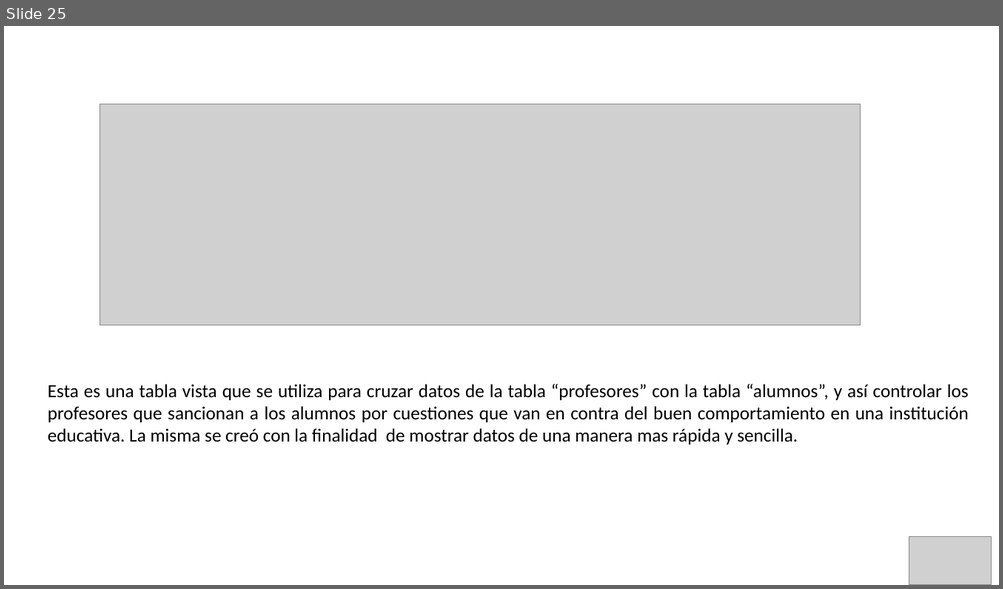
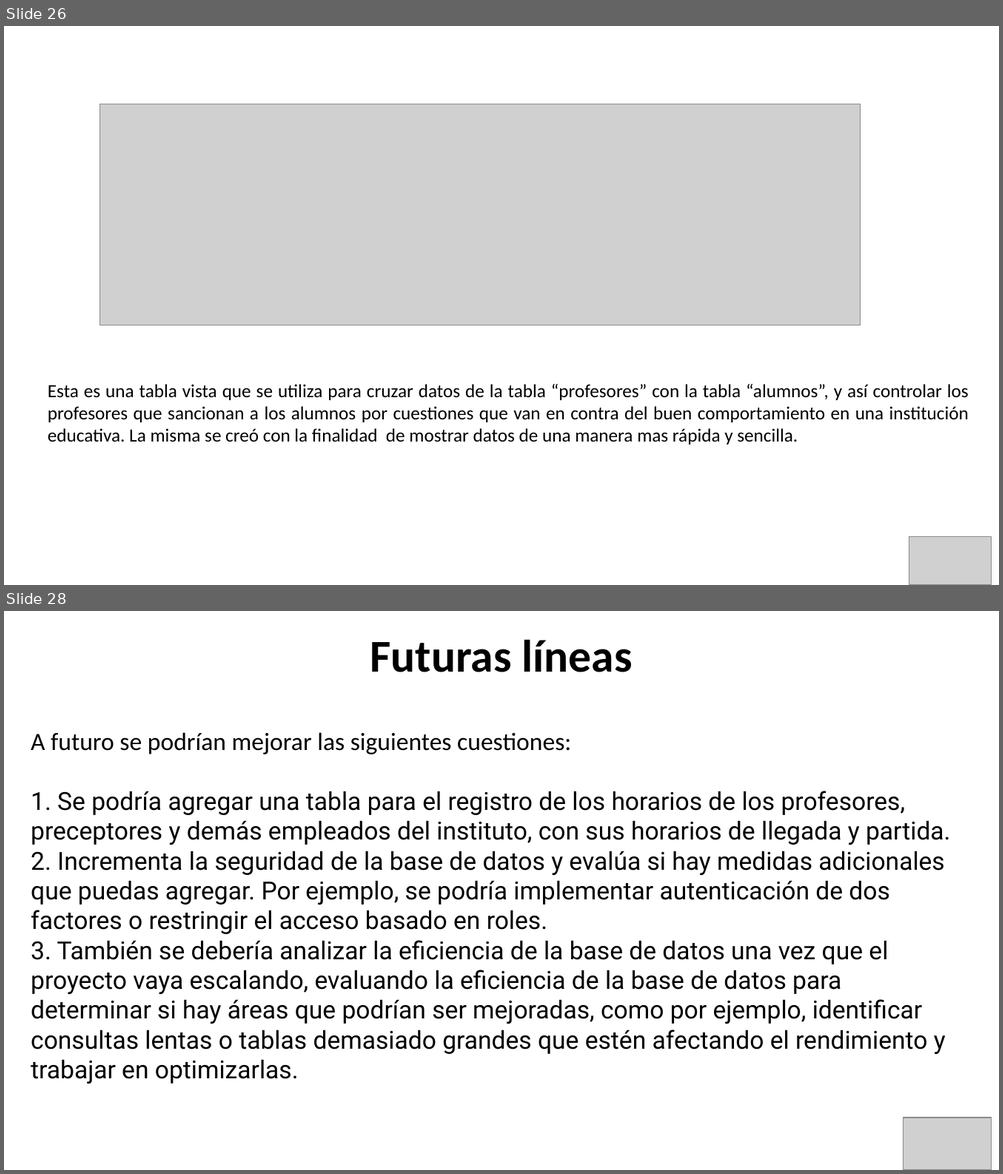
Before and after one commit to DataMasterBI/coder_sql, a slide deck: ENTREGABLE N°3.pptx. Shown one above the other, each under a label of ours: slide 25 before the commit, slides 26 and 28 after it; the slides between them are not shown. The pictures are 1003x589 and 1003x1174 pixels, drawn with LibreOffice and Linux fonts; fonts in the diff are those of the drawing; grey boxes stand for pictures. Boxes give left, top, right and bottom in pixels: in the first picture for what was removed or moved away, otherwise in the second. Text is boxed around its words. In the diff, an @@ line names an element or a change of style, - is before the commit and + after.

Commit message:
Agrego las futuras lineas

```diff
--- a/ENTREGABLE N°3.pptx
+++ b/ENTREGABLE N°3.pptx
@@ slide 28 added at [4,611,999,1170], background #FFFFFF @@
@@ title added at [370,639,632,672], 44 pt, text #000000, bold @@
+Futuras líneas
@@ text added at [31,732,950,1084], 24 pt, text #000000 @@
+A futuro se podrían mejorar las siguientes cuestiones:
+1. Se podría agregar una tabla para el registro de los horarios de los profesores, preceptores y demás empleados del instituto, con sus horarios de llegada y partida.
+2. Incrementa la seguridad de la base de datos y evalúa si hay medidas adicionales que puedas agregar. Por ejemplo, se podría implementar autenticación de dos factores o restringir el acceso basado en roles.
+3. También se debería analizar la eficiencia de la base de datos una vez que el proyecto vaya escalando, evaluando la eficiencia de la base de datos para determinar si hay áreas que podrían ser mejoradas, como por ejemplo, identificar consultas lentas o tablas demasiado grandes que estén afectando el rendimiento y trabajar en optimizarlas.
@@ picture added at [903,1119,991,1170] @@
@@ what was slide 25 is now slide 26 @@
```
Also in this commit, not shown: 2 slides changed, 1 other slide added, 1 slide removed.
